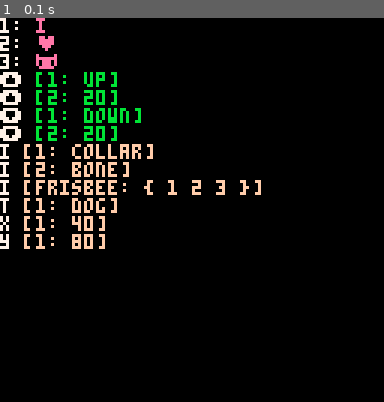
Above: before the commit, frame 1.
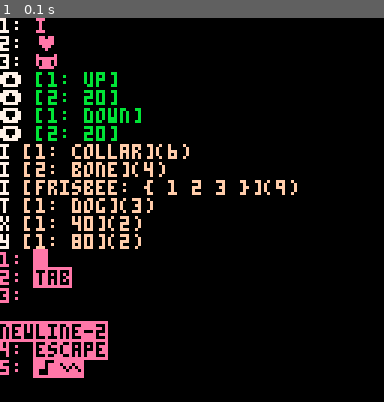
Above: after the commit, the same moment.

Repository: bitchunk/knutil
Game: PICO-8 cartridge snippet/htbl.p8
Same seed, same stepped clock (60 frames per second), same inputs: the game is played once before the commit and once after it.
Inputs:
- Up to frame 1 (0.1 s): no input

The runs differ from the first frame. In frame 1, 3.8% of the frame differs, in the area x 0-78%, y 32-94%.

Commit message:
htbl余分な変数・引数・返り値を削除、replace併用版を追加（htblp）

Diff:
--- a/snippet/htbl.p8
+++ b/snippet/htbl.p8
@@ -1,54 +1,108 @@
 pico-8 cartridge // http://www.pico-8.com
-version 41
+version 42
 __lua__
---htbl
---v0.4
+--htbl v0.5a
 --@shiftalow / bitchunk
 
+-- fixed placeholders ver
 --[[
-	- htbl         	    -- convert from string to hash table.
-	- @param  string ht -- parsing character string.
-	- @return table     -- generated table value.
+	- htbl         	     -- convert from string to hash table.
+	- @param  string s	  -- parsing character string.
+	- @return table      -- generated table value.
 	- @description
-	-- a single string can initialize many values.
-	-- returns at least an empty table.
-	-- elements can be added space-separated. (the space character cannot be used as a value.)
-	-- {} specifies a table.
-	-- key=val; key{val} specifies the key and value of the table.
-	-- newline codes are ignored.
-	-- bool values, nil, and hexadecimal strings are automatically normalized.
-	-- the first level can be initialized with global values by using cat() in _env.
+		- a single string can initialize many values.
+		- returns at least an empty table.
+		- elements can be added space-separated.
+		- spaces can be replaced with \t.
+		- newline codes are ignored.
+		- newline can be replaced with \r.
+		- {} specifies a table.
+		- key=val; key{val} specifies the key and value of the table.
+		- if you enclose an empty string, the element will become nil.
+		- to initialize with an empty string, use /0/.
+		- bool values, and hexadecimal strings are automatically normalized.
+		- the first layer can be initialized with global values by using cat() in _env.
 ]]--
 
-
-function htbl(ht,c)
-	local t,k,rt={}
-	ht,c=split(ht,'') or ht,c or 1
+function htbl(s)
+	local t,k={}
+	s,_htblc=split(s,"") or s,_htblc or 1
 	while 1 do
-		local p=ht[c]
-		c+=1
-		if p=='{' or p=='=' then
-			rt,c=htbl(ht,c)
+		local p=s[_htblc]
+		_htblc+=1
+		if p=="{" or p=="=" then
+			local r=htbl(s)
 			if not k then
-				add(t,rt)
+				add(t,r)
 			else
-				t[k],k=p=='{' and rt or rt[1]
-			end
-		elseif not p or p=='}' or p==';' or p==' ' then
-			if k=='false' then k=false
-			elseif k=='nil' then k=nil
-			else k=k=='true' or tonum(k) or k
-			end
-			add(t,k)
-			rt,k=p and c or nil
-			if p~=' ' then
+				t[k],k=p=="{" and r or r[1]
+			end
+		elseif not p or p=="}" or p==";" or p==" " then
+			add(t,k~="false" and (k=="true" or tonum(k) or k=="/0/" and "" or k))
+			_htblc,k=p and _htblc or nil
+			if p~=" " then
 				break
 			end
 		elseif p~="\n" then
-			k=(k or '')..p
+			k=(k or "")..(p=="\r" and "\n" or p=="\t" and " " or p)
 		end
 	end
-	return t,rt
+	return t
+end
+----
+
+-- custom placeholders ver
+--[[
+	- htblp        	     -- convert from string to hash table.
+	- @param  string s	  -- parsing character string.
+	- @param  string ... -- specify the target character and the string to be replaced, alternating consecutively.
+	- @return table      -- generated table value.
+	- @description
+	 - the replacement search argument only supports one character.
+	 - the string to be replaced can be any length.
+		- {} =; \n space cannot be used as a replacement search character because it is an internal reserved word.
+		- instead, you can use {} =; \n space as the replacement character.
+		- this code requires the replace() function.
+]]--
+
+function htblp(s,...)
+	local t,k={}
+	s,_htblc=split(s,"") or s,_htblc or 1
+	while 1 do
+		local p=s[_htblc]
+		_htblc+=1
+		if p=="{" or p=="=" then
+			local r=htbl(s,...)
+			if not k then
+				add(t,r)
+			else
+				t[k],k=p=="{" and r or r[1]
+			end
+		elseif not p or p=="}" or p==";" or p==" " then
+			add(t,k~="false" and (k=="true" or tonum(k) or k=="/0/" and "" or k))
+			_htblc,k=p and _htblc or nil
+			if p~=" " then
+				break
+			end
+		elseif p~="\n" then
+			k=(k or "")..(... and replace(p..'',...) or replace(p..'',"\r","\n","\t"," "))
+		end
+	end
+	return t
+end
+
+function replace(s,f,r,...)
+local a,i='',1
+while i<=#s do
+if sub(s,i,i+#f-1)~=f then
+a..=sub(s,i,i)
+i+=1
+else
+a..=r or ''
+i+=#f
+end
+end
+return ... and replace(a,...) or a
 end
 
 ----
@@ -64,15 +118,18 @@
 print(j..'\fb ['..i..': '..v..']',7)
 end
 end
+
+
+local a=htbl[[{6 5 64 127}{14 13 16384 32767}]]
 
 for j,t in pairs(htbl[[
 x=40;
 y=80;
 t=dog;
 i{collar bone frisbee{1 2 3}}
-{}
 ]]
 ) do
+
 for i,v in pairs(type(t)=='table' and t or {t}) do
  local s
 	if type(v)=='table' then
@@ -82,7 +139,21 @@
 		end
 		s=s..' }'
 	end
-	print(j..'\ff ['..i..': '..(s or v)..']',7)
+	print(j..'\ff ['..i..': '..tostr(s or v)..']('..#(tostr(s or v))..')',7)
+	end
+end
+
+-- [htblp] custom placeholder ver only sample
+s={"\f","\t","\v","\\","\007"}
+for i,v in pairs(s) do
+	for c,v in pairs(htblp(v
+		,"\f"," " -- search,replace
+		,"\t","tab" -- search,replace
+		,"\v","\n\nnewline-2" -- search,replace
+		,"\\","escape" -- search,replace
+		,"\007","♪∧" -- search,replace
+	)) do
+		print(i..': '.."\^i"..v,14)
 	end
 end
 
@@ -90,6 +161,17 @@
 -->8
 --update history
 --[[
+**v0.5a**
+- fixed htblp() replacement arguments to be valid during recursive processing.
+**v0.5**
+- removed internal-only arguments and made them global variables.
+- this means that the second return value no longer has any effect.
+- to create an empty string, just specify /0/ as the value.
+- you can use the tab character \t to replace it with a space character.
+- you do not need to specify nil to empty the contents of a table; an empty string will result in nil.
+- \r will be replaced with \n.
+- (result -1 tokens for these update.)
+- added single character replacement option htblp().
 **v0.4**
 - cut token costs (-12 tokens)
 -	tonorm() is now built-in.
Not shown, changed: the thumbnail (__label__) section of snippet/htbl.p8
Not shown, changed: the music (__music__) section of snippet/htbl.p8
Not shown, changed: snippet/htbl.p8.png
